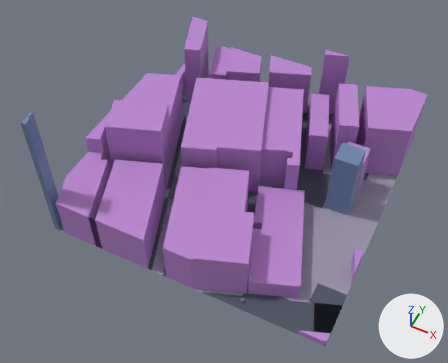
One commit to the glTF model public/maps/melbourne/chunks/4_-17.glb: the scene before it, then after it.
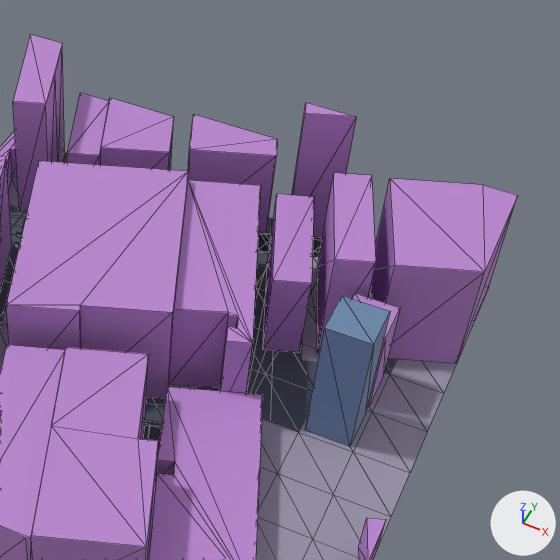
Each version is shown whole from a camera (50 mm lens) standing at (608.4, 1815.3, 207.6) and looking at (532.0, 1968.0, 16.7), then close up on the part from 40% to 100% of the width and 0% to 74% of the height. The axes (+X, +Y, +Z) are drawn at lower right. The lights are the same throughout. The older version's two pictures come first. The close-ups show mesh edges as thin lines. Where no turn or scale is listed for an object, it has been applied to the vertices. Vertices at exactly the same position are counted once.

In view in the first close-up: 'compiled-chunk'.
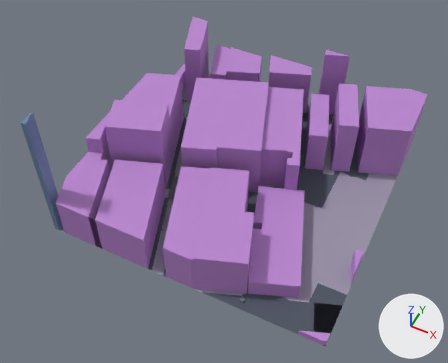
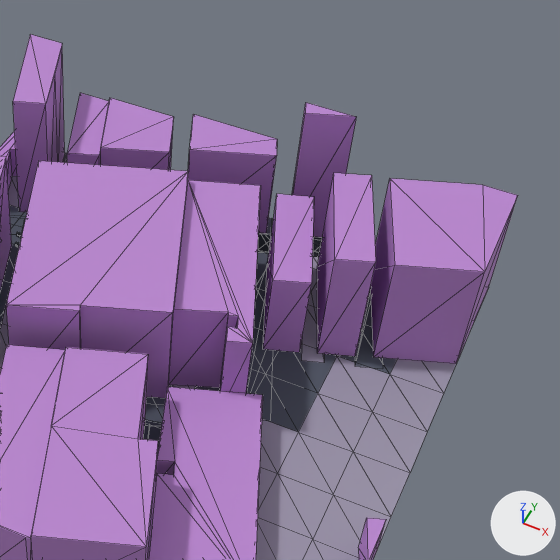
Where the change shows, as pixel boxes [x1, y1, x2, y2] in the close-ups (560 x 560 px):
part 1 of me_mesh_0, deleted (purple)
    before: [351, 293, 400, 406]
part 2 of me_mesh_0, deleted (blue)
    before: [305, 295, 390, 446]

Patch to the scene script:
```diff
--- a/public/maps/melbourne/chunks/4_-17.glb.py
+++ b/public/maps/melbourne/chunks/4_-17.glb.py
@@ me_mesh_0 @@
 # used by ob_compiled_chunk; location = (534.0, 1986.0, 30.3)
-me_mesh_0.from_pydata(...)  # 899 vertices, 1303 faces; spans x -60.0..60.0, y -60.0..60.0, z -30.0..30.0
+me_mesh_0.from_pydata(...)  # 883 vertices, 1279 faces; spans x -60.0..60.0, y -60.0..60.0, z -30.0..30.0
+# me_mesh_0 part 1: the loose piece of 8 vertices spanning x 37.1..46.9, y 13.1..22.9, z -30.0..-9.2 is deleted
+# me_mesh_0 part 2: the loose piece of 8 vertices spanning x 37.1..46.9, y 1.1..10.9, z -30.0..0.7 is deleted
+# other edits to the shape of me_mesh_0 do not show in these pictures
 me_mesh_0.materials.append(mat_asphalt)
```
